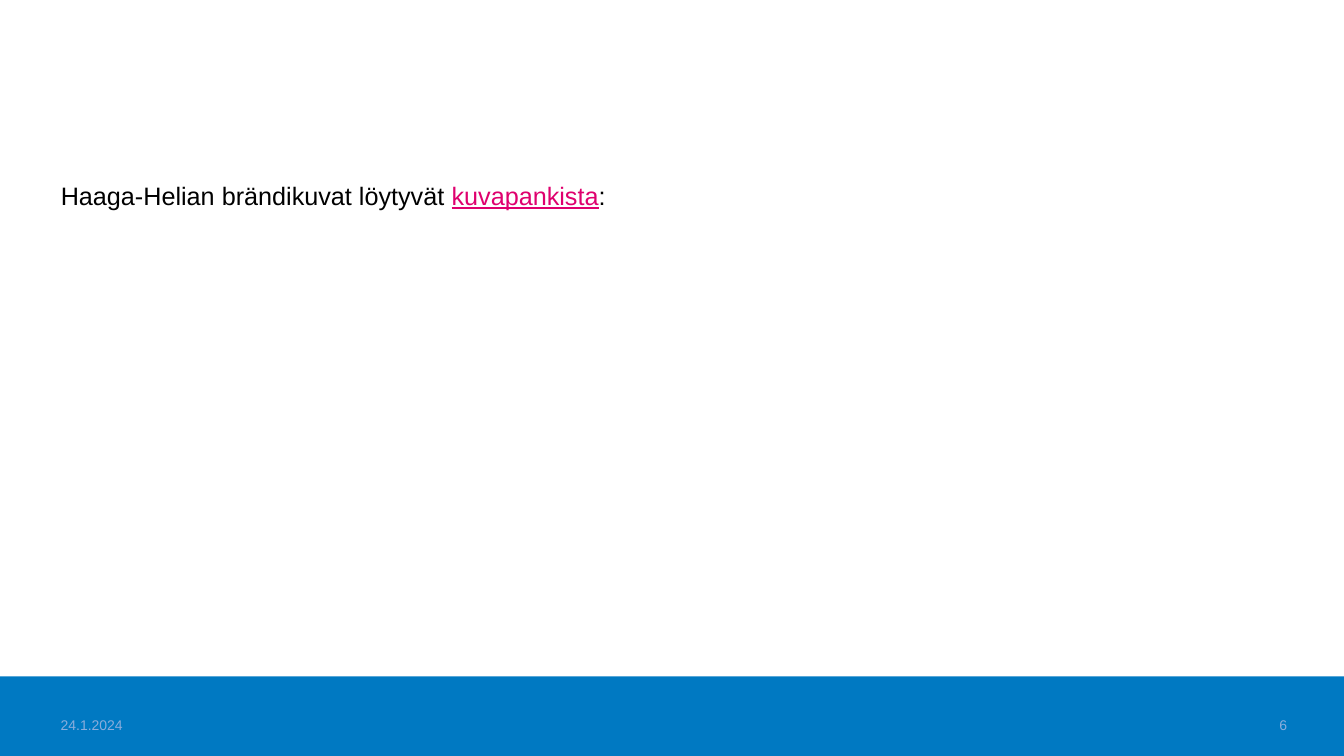
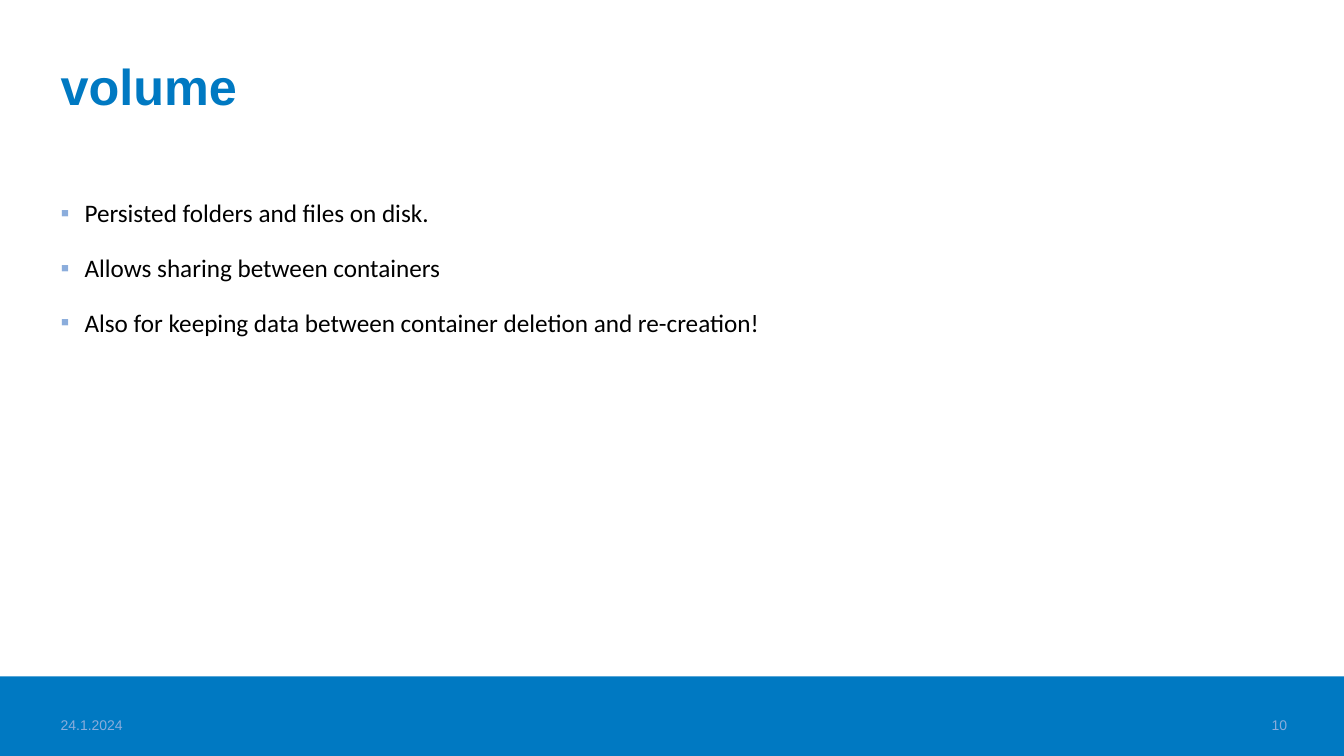
Before and after one commit to haagahelia/ohke-teknologiat, a slide deck: slide 10 of 01_docker/DockerConceptsAndVocabulary.pptx (slide 6 before the commit). Drawn at 1344x756 pixels with LibreOffice and Linux fonts; fonts in the diff are those of the drawing; background and template pictures are left out. Boxes give left, top, right and bottom in pixels: in the first picture for what was removed or moved away, otherwise in the second. Text is boxed around its words. In the diff, an @@ line names an element or a change of style, - is before the commit and + after.

```diff
--- a/01_docker/DockerConceptsAndVocabulary.pptx
+++ b/01_docker/DockerConceptsAndVocabulary.pptx
@@ title added at (x1=61, y1=68, x2=237, y2=106), 36 pt, text #0079C2, bold @@
+volume
@@ text removed at (x1=61, y1=186, x2=606, y2=210) @@
-Haaga-Helian brändikuvat löytyvät kuvapankista:
@@ text added at (x1=85, y1=204, x2=759, y2=337), 18 pt, text #000000 @@
+▪ Persisted folders and files on disk.
+▪ Allows sharing between containers
+▪ Also for keeping data between container deletion and re-creation!
@@ page number at (x1=1272, y1=720, x2=1288, y2=730): text changed @@
-6
+10
```
Also in this commit, not shown: 6 other slides changed, 3 slides added, 1 slide removed, 3 other files.
